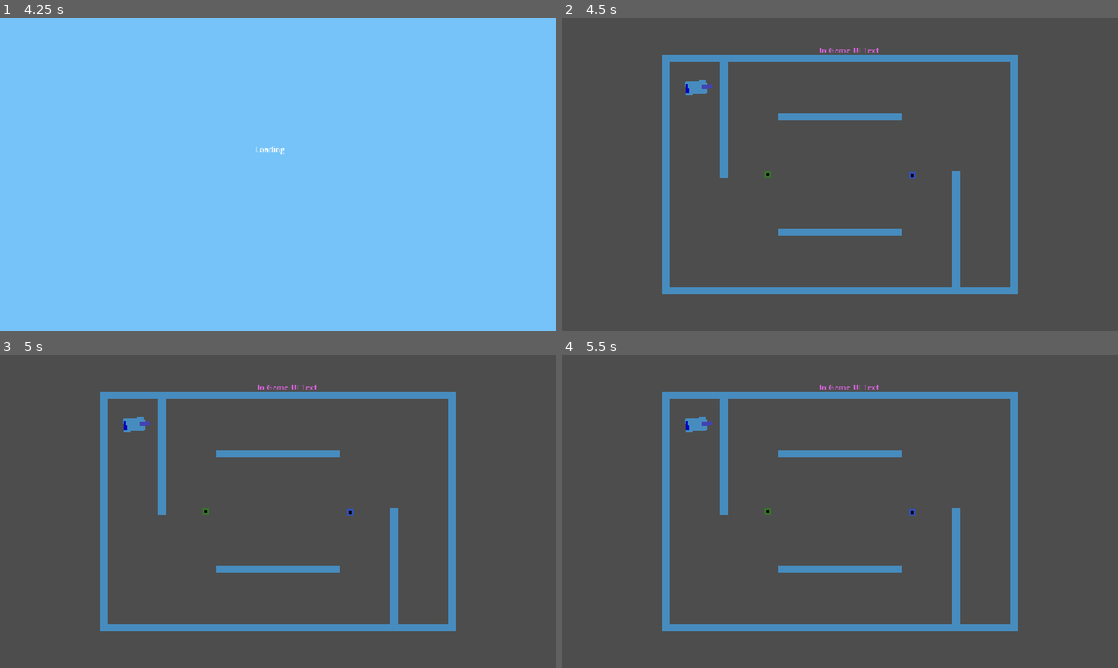
Above: before the commit, frames 1-4 (two rows, left to right).
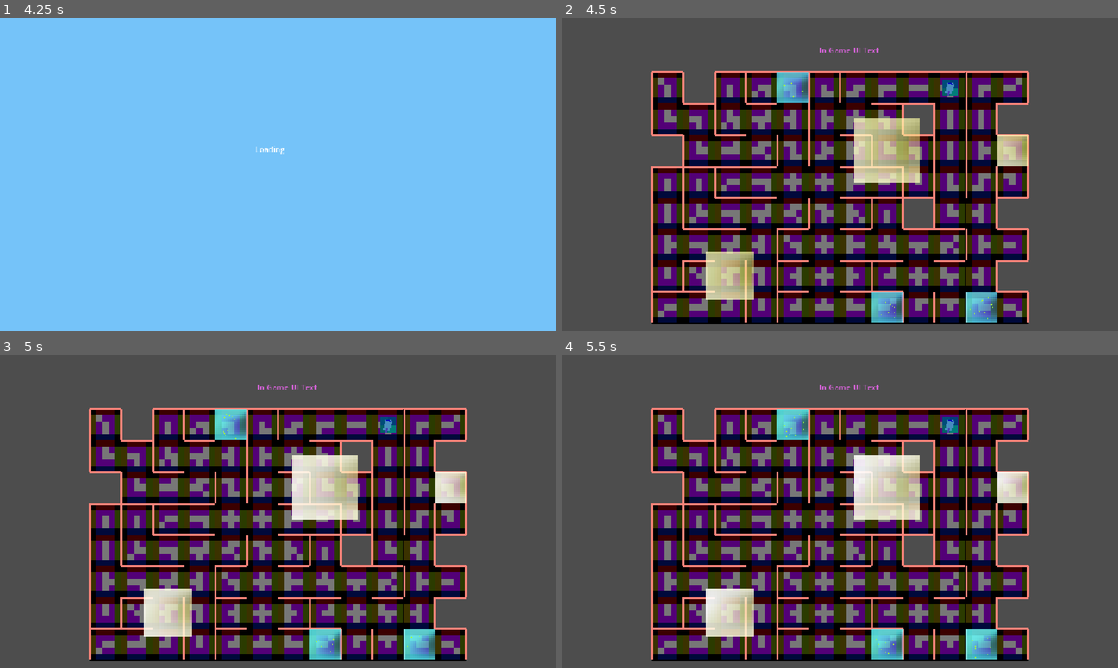
Above: after the commit, the same moments.

Repository: JoeyGiordano/TankTrouble2
Game: Godot game, scene res://game_container/game_container.tscn
Same seed, same stepped clock (60 frames per second), same inputs: the game is played once before the commit and once after it. The engine's default icon, where the game draws it, is replaced by a stand-in: a white triangle on a blue panel in a dark square.
Inputs:
- Up to frame 1 (4.25 s): click "[CutSceneOver]" at 0.5 s; click "Play" at 1.25 s; click "Play!" at 2 s; tap Enter at 2.75 s; hold W (player1_up) 2.78-3.53 s; hold . (player0_shoot) 2.78-3.53 s; tap Space at 3.5 s; hold Down (ui_down) from 3.53 s (still down); tap Q (player1_shoot) at 3.6 s
- Up to frame 2 (4.5 s): tap Enter at 4.25 s; release Down (ui_down) at 4.28 s; hold W (player1_up) from 4.28 s (still down); tap K (player2_right) at 4.35 s
- Up to frame 3 (5 s): keep holding W (player1_up)
- Up to frame 4 (5.5 s): keep holding W (player1_up); tap Shift at 5.1 s

Frame 1 is identical in both runs. In frame 2, 54% of the frame differs, in the area x 16-84%, y 11-98%; in frame 3, 54%; in frame 4, 54%.

Commit message:
Field generation update
Fields are more dynamic with how they generate now

Diff:
--- a/autoloads/LevelLoader.gd
+++ b/autoloads/LevelLoader.gd
@@ -23,7 +23,7 @@
 	Utility.replace_scene_in_holder(Global.LevelHolder, new_level)
 
 func _determine_next_level() -> String :
-	return "test_level_3"
+	return "test_level_gen_level"
 
 func destroy_all_entities() :
 	var x = Global.Entities.get_children()
--- a/game/map_elements/bullet_speed_modifier_area.gd
+++ b/game/map_elements/bullet_speed_modifier_area.gd
@@ -1,9 +1,6 @@
 extends Node2D
 
 @export var speed_mod : Vector2
-
-
-
 
 
 func _on_area_2d_body_entered(body: Node2D) -> void:
--- a/game/map_elements/bullet_speed_modifier_area.tscn
+++ b/game/map_elements/bullet_speed_modifier_area.tscn
@@ -8,7 +8,7 @@
 
 [sub_resource type="ParticleProcessMaterial" id="ParticleProcessMaterial_ghps4"]
 particle_flag_disable_z = true
-emission_shape_scale = Vector3(8, 8, 1)
+emission_shape_scale = Vector3(0.75, 0.75, 1)
 emission_shape = 6
 emission_ring_axis = Vector3(0, 0, 1)
 emission_ring_height = 1.0
--- a/game/map_elements/invincibility_field.tscn
+++ b/game/map_elements/invincibility_field.tscn
@@ -7,7 +7,7 @@
 
 [sub_resource type="ShaderMaterial" id="ShaderMaterial_2pcbb"]
 shader = ExtResource("2_wcork")
-shader_parameter/node2d_scale = Vector2(25, 25)
+shader_parameter/node2d_scale = Vector2(1, 1)
 shader_parameter/border_color = Vector4(0.7, 0.7, 0.9, 0.9)
 shader_parameter/field_background_color = Vector4(0.7, 0.7, 0.2, 0.2)
 shader_parameter/field_primary_color = Vector4(0.7, 0.7, 1, 0.7)
@@ -22,18 +22,14 @@
 modulate = Color(1, 1, 0.3137255, 0.58431375)
 material = SubResource("ShaderMaterial_2pcbb")
 position = Vector2(1.04904175e-05, -1.04904175e-05)
-scale = Vector2(25, 25)
 texture = ExtResource("1_3ljcf")
 region_enabled = true
-region_rect = Rect2(64, 66, 4, 4)
+region_rect = Rect2(64, 66, 20, 20)
 script = ExtResource("4_2pcbb")
 
 [node name="Area2D" type="Area2D" parent="."]
-visible = false
-scale = Vector2(0.5, 0.5)
 collision_layer = 8
 collision_mask = 8
 
 [node name="CollisionShape2D" type="CollisionShape2D" parent="Area2D"]
-scale = Vector2(10, 10)
 shape = SubResource("RectangleShape2D_l8q8o")
--- a/game/map_elements/magnetic_area.tscn
+++ b/game/map_elements/magnetic_area.tscn
@@ -7,7 +7,7 @@
 
 [sub_resource type="ShaderMaterial" id="ShaderMaterial_rlmis"]
 shader = ExtResource("2_vfjf4")
-shader_parameter/node2d_scale = Vector2(20, 20)
+shader_parameter/node2d_scale = Vector2(1, 1)
 shader_parameter/border_color = Vector4(0.4, 0.7, 0.9, 0)
 shader_parameter/field_background_color = Vector4(0.2, 0.2, 0.6, 0.2)
 shader_parameter/field_primary_color = Vector4(0, 0.7, 1, 0.2)
@@ -36,10 +36,9 @@
 modulate = Color(0.91322726, 0.91299045, 0.24110928, 0.39607844)
 material = SubResource("ShaderMaterial_rlmis")
 position = Vector2(5.9604645e-07, 5.9604645e-07)
-scale = Vector2(20, 20)
 texture = ExtResource("2_yi5om")
 region_enabled = true
-region_rect = Rect2(64, 67, 1, 1)
+region_rect = Rect2(64, 64, 20, 20)
 script = ExtResource("4_ou0r0")
 
 [node name="Area2D" type="Area2D" parent="."]
--- a/game/map_elements/tank_stat_modifier_area.tscn
+++ b/game/map_elements/tank_stat_modifier_area.tscn
@@ -10,10 +10,11 @@
 metadata/_custom_type_script = "uid://8jp733sld27f"
 
 [sub_resource type="RectangleShape2D" id="RectangleShape2D_mi6jf"]
+size = Vector2(1, 1)
 
 [sub_resource type="ParticleProcessMaterial" id="ParticleProcessMaterial_t30ux"]
 particle_flag_disable_z = true
-emission_shape_scale = Vector3(8, 8, 1)
+emission_shape_scale = Vector3(0.75, 0.75, 1)
 emission_shape = 6
 emission_ring_axis = Vector3(0, 0, 1)
 emission_ring_height = 1.0
@@ -31,10 +32,9 @@
 
 [node name="Sprite2D" type="Sprite2D" parent="."]
 modulate = Color(0.86805695, 5.2943824e-06, 0.54054344, 0.4627451)
-scale = Vector2(20, 20)
 texture = ExtResource("3_y4yp3")
 region_enabled = true
-region_rect = Rect2(64, 66, 1, 1)
+region_rect = Rect2(64, 64, 1, 1)
 
 [node name="Hitbox" type="Area2D" parent="."]
 collision_layer = 8
--- a/levels/level_gen/generation/level_generator.gd
+++ b/levels/level_gen/generation/level_generator.gd
@@ -14,10 +14,17 @@
 ## Building out the level based on the bones generated[br][br]
 
 #region exports
-@export_group("Generation Limits")
+@export_category("Generation Parameters")
+@export_group("Dimensions")
 ## # of cells wide x # of cells tall
 @export var gen_bounds : Vector2i = Vector2i(7,7)
-@export_subgroup("Pits")
+#WARNING: scale_ is currently not accodimating x and y not being equal at this time, sorry for the inconvenience!
+## pixel x pixel
+@export var scale_ : Vector2i = Vector2i(64,64)
+## percentage of tile space taken up by wall
+@export_range(0.01,1,0.0001) var wall_centage : float = 0.0625
+
+@export_group("Pits")
 ## -1 = random, 0 = no limit, # > 0 = tile_limit
 @export_range(-1,1000,1) var level_pits : int = 0
 ## Spread Evenly = Every region gets an (aproximately) equal number of pits[br]
@@ -25,13 +32,6 @@
 ## (overloading ignores all above rules)
 @export_enum("Spread Evenly : 0","Random Spread : 1") var region_pit_rules : int = 0
 @export var random_pits_bounds : Vector2i = Vector2i(1,100)
-
-@export_group("Tiles")
-#WARNING: scale_ is currently not accodimating x and y not being equal at this time, sorry for the inconvenience!
-## pixel x pixel
-@export var scale_ : Vector2i = Vector2i(64,64)
-## percentage of tile space taken up by wall
-@export_range(0.01,1,0.0001) var wall_centage : float = 0.0625
 
 # observe decision_maker to see how these are used
 # the higher the number the more they're being used
@@ -54,14 +54,8 @@
 ## Every Region Touching = every region connects to all touching regions[br]
 ## Base Connections = Min connections necessary to have everything connect[br]
 @export_enum("Every Region Every Direction : 0","Every Region Touching : 1","Base Connections : 2") var region_connections : int = 0
-
-@export_group("Spawners")
-## buffer : no spawners in a area around a spawner, edges: on or as close to the border as possible
-@export_enum("Random:0","Random With Buffer:1","Random Edges with Buffer:2","Random Edges:3","Even Edges:4") var spawner_rules : int = 1
-@export_range(1,10,1) var spawner_buffers : int = 1 #WARNING: higher buffers can make smaller maps have wonky spawner placement!
-
-@export_group("Map Elements")
-@export_subgroup("Boxes")
+@export_category("Map Elements")
+@export_group("Boxes")
 ## [d,i,m,e] [br]
 ## [# of box, random min, random max] [br]
 ## # = -1 means use random bounds, # = 0 none of that type, # > 0 means that number of boxes[br]
@@ -75,7 +69,8 @@
 @export var box_walls : bool = false
 ##higher numbers means higher chance; 1 is a 1/100 chance
 @export_range(1,100,1) var box_wall_chance : int = 50
-@export_subgroup("Fields")
+@export_group("Fields")
+@export_subgroup("Placement Parameters")
 ## [bmod,tmod,mag,grav] [br]
 ## [# of field, random min, random max] [br]
 ## # = -1 means use random bounds, # = 0 none of that type, # > 0 means that number of fields[br]
@@ -83,12 +78,27 @@
 @export var field_gen_limits : Array[Vector3i] = [Vector3i(3,1,10),Vector3i(3,1,10),Vector3i(3,1,10),Vector3i(3,1,10)]
 ##non-square fields
 @export var oblong_fields : bool = false
-##[bmod,tmod,mag,grav] [br]
-##min,max values (for both x and y)
+##[bmod,tmod,mag,inv] [br]
+##Vector2i(min,max) values (for both x and y dimensions)
 @export var field_size_bounds : Array[Vector2] = [Vector2(1,3),Vector2(1,3),Vector2(1,3),Vector2(1,3)]
 ##the number of "rings" of bones around a field that will not contain another field[br]
 ##WARNING: high numbers will produce SIGNFICANTLY less fields, also NO NEGATIVES!!!!!!!!
 @export_range(0,1000,1) var field_buffer : int = 1
+@export_subgroup("Field Mods")
+## a negative one value will initiate random, else just uses the provided values (random works for one or both values)
+@export var field_bmod_speed : Vector2 = Vector2(2,2)
+## upper and lower random bounds for both x and y speed modification Vector2(min,max) [x,y]
+@export var field_bmod_speed_r_bounds : Array[Vector2] = [Vector2(1.5,2),Vector2(1.5,2)]
+##WARNING: might break down if you try to place a tmod field without giving it a proper stat boost selection to choose from[br]
+## each tmod field will be given one of these statboosts at random
+@export var field_tmod_statboosts : Array[StatBoost] = []
+## -1 = random, everything else does everything else
+@export_range(-1,100,1) var field_mag_strength : int = 5
+## highly recommend not letting min go to 0 or below[br]
+## (min,max), simple random bounds of strength
+@export var field_mag_strength_r_bounds : Vector2i = Vector2i(1,11)
+## -1 = random, 0 = off, 1 = on
+@export_range(-1,1,1) var field_mag_clockwise : int = 1
 
 #manages tileset stuff
 @export_group("Floor")
@@ -96,11 +106,17 @@
 ## #/100 chance for alternate tile to be used in tileset
 @export_range(0,100,1) var alternate_chance : int = 50
 
-@export_group("Miscellaneous")
+@export_category("Miscellaneous")
+@export_group("Smash Random Walls")
 ## -1 = random, 0 = don't kill random walls, # > 0 = kill # of random walls
 @export_range(-1,1000,1) var smash_random_walls : int = 0
 ## x = min, y = max
 @export var srw_random_limits : Vector2i = Vector2i(1,10)
+@export_group("Player Spawners")
+## buffer : no spawners in a area around a spawner, edges: on or as close to the border as possible
+@export_enum("Random:0","Random With Buffer:1","Random Edges with Buffer:2","Random Edges:3","Even Edges:4") var spawner_rules : int = 1
+@export_range(1,10,1) var spawner_buffers : int = 1 #WARNING: higher buffers can make smaller maps have wonky spawner placement!
+
 #endregion
 
 @onready var floor_layer : TileMapLayer = $FloorLayer
@@ -118,8 +134,8 @@
 @onready var box_e : PackedScene = preload("uid://dhnun2qb7oy3g")
 @onready var field_bmod : PackedScene = preload("uid://b2vd12pjydjhl")
 @onready var field_tmod : PackedScene = preload("uid://c6wb8oosdthco")
-@onready var field_mag #I forgot what these were exactly so temp names
-@onready var field_grav #I forgot what these were exactly so temp names
+@onready var field_mag : PackedScene = preload("uid://dx0nr0e7wnvtg")
+@onready var field_inv : PackedScene = preload("uid://bdbhw1olqqxyt")
 
 #TEST: debug thing
 @onready var debug_square_sprite : Sprite2D = Sprite2D.new()
@@ -274,23 +290,52 @@
 				new_box.health = box_health_limits[2].x
 	return new_box
 
+##handles creating fields for the level, and uses level gen parameters for wanted randomness
 func instance_field(field_type : int, dimensions : Array[float]) -> Node2D:
 	var new_field : Node2D
+	#for special scale needs
+	var scale_edit : Vector2
 	match field_type:
-		0:
+		0: #bmod
 			new_field = field_bmod.instantiate()
-		1:
+			#giving bullet speed modification
+			for i in 2:
+				if field_bmod_speed[i] == -1:
+					new_field.speed_mod[i] = randf_range(field_bmod_speed_r_bounds[i].x,field_bmod_speed_r_bounds[i].y)
+				else:
+					new_field.speed_mod[i] = field_bmod_speed[i]
+		1: #tmod
 			new_field = field_tmod.instantiate()
-		2:
-			new_field = field_bmod.instantiate() #TODO: replace with actual
-		3:
-			new_field = field_bmod.instantiate() #TODO: replace with actual
+			#giving a random statboost from the selection provided
+			new_field.boost = field_tmod_statboosts.pick_random()
+		2: #mag
+			new_field = field_mag.instantiate()
+			#mag strength
+			if field_mag_strength == -1:
+				new_field.magnetic_strength = randi_range(field_mag_strength_r_bounds.x,field_mag_strength_r_bounds.y)
+			else:
+				new_field.magnetic_strength = field_mag_strength
+			#mag spin
+			if field_mag_clockwise == -1:
+				if randi_range(0,1) == 0:
+					new_field.clockwise_rotation = false
+				else:
+					new_field.clockwise_rotation = true
+			else:
+				if field_mag_clockwise == 0:
+					new_field.clockwise_rotation = false
+				else:
+					new_field.clockwise_rotation = true
+			scale_edit = Vector2(20,20) #WARNING: if you change field size in any way, you will need to edit these
+		3: #inv
+			new_field = field_inv.instantiate()
+			scale_edit = Vector2(20,20) #WARNING: if you change field size in any way, you will need to edit these
 	if oblong_fields:
-		new_field.scale.x = dimensions[0]*scale_.x
-		new_field.scale.y = dimensions[1]*scale_.y
+		new_field.scale.x = (dimensions[0]*scale_.x)/scale_edit.x
+		new_field.scale.y = (dimensions[1]*scale_.y)/scale_edit.y
 	else:
-		new_field.scale.x = dimensions[0]*scale_.x
-		new_field.scale.y = dimensions[0]*scale_.y
+		new_field.scale.x = (dimensions[0]*scale_.x)/scale_edit.x
+		new_field.scale.y = (dimensions[0]*scale_.y)/scale_edit.y
 	return new_field
 #endregion
 
@@ -302,7 +347,7 @@
 
 	#floor init
 	#TEST: making debug easier on the eyes
-	floor_layer.modulate = Color(0.0, 0.374, 0.0, 1.0)
+	floor_layer.modulate = Color(0.468, 0.468, 0.468, 1.0)
 	floor_tileset = Ref.tileset_library.lock_and_load_tileset(floor_tileset_id)
 	floor_layer.tile_set = floor_tileset
 	floor_layer.scale = scale_/floor_tileset.tile_size
--- a/levels/test_level_gen_level.tscn
+++ b/levels/test_level_gen_level.tscn
@@ -1,12 +1,28 @@
-[gd_scene load_steps=5 format=3 uid="uid://nnt58oni83nl"]
+[gd_scene load_steps=9 format=3 uid="uid://nnt58oni83nl"]
 
 [ext_resource type="PackedScene" uid="uid://cie0axyk6sxe5" path="res://game/item_spawner/item_spawner.tscn" id="1_ayf84"]
 [ext_resource type="PackedScene" uid="uid://dtak7aat5yspu" path="res://levels/level_gen/generation/level_generator.tscn" id="2_bvjr1"]
 [ext_resource type="Resource" uid="uid://b8ve24bo453do" path="res://game/item/items/item1.tres" id="2_iq1mi"]
+[ext_resource type="Script" uid="uid://8jp733sld27f" path="res://tank/stats/stat_boost.gd" id="4_ojlxl"]
 
 [sub_resource type="GDScript" id="GDScript_iq1mi"]
 script/source = "extends Camera2D
 "
+
+[sub_resource type="Resource" id="Resource_sh1xe"]
+script = ExtResource("4_ojlxl")
+forward_speed = 100.0
+metadata/_custom_type_script = "uid://8jp733sld27f"
+
+[sub_resource type="Resource" id="Resource_ojlxl"]
+script = ExtResource("4_ojlxl")
+bullet_count = 3
+metadata/_custom_type_script = "uid://8jp733sld27f"
+
+[sub_resource type="Resource" id="Resource_5rcoe"]
+script = ExtResource("4_ojlxl")
+bullet_speed = 100.0
+metadata/_custom_type_script = "uid://8jp733sld27f"
 
 [node name="LevelGenTestLevel" type="Node"]
 
@@ -19,14 +35,20 @@
 
 [node name="LevelGenerator" parent="." node_paths=PackedStringArray("origin_marker") instance=ExtResource("2_bvjr1")]
 gen_bounds = Vector2i(12, 8)
+scale_ = Vector2i(65, 65)
 level_pits = 7
-scale_ = Vector2i(65, 65)
 origin_marker = NodePath("OriginMarker")
 region_connections = 1
-spawner_buffers = 2
 box_gen_limits = Array[Vector3i]([Vector3i(0, 0, 10), Vector3i(0, 0, 10), Vector3i(0, 0, 10), Vector3i(0, 0, 10)])
+field_gen_limits = Array[Vector3i]([Vector3i(0, 1, 10), Vector3i(0, 1, 10), Vector3i(3, 1, 10), Vector3i(3, 1, 10)])
+field_bmod_speed = Vector2(-1, 2)
+field_bmod_speed_r_bounds = Array[Vector2]([Vector2(5, 10), Vector2(2, 2)])
+field_tmod_statboosts = Array[ExtResource("4_ojlxl")]([SubResource("Resource_sh1xe"), SubResource("Resource_ojlxl"), SubResource("Resource_5rcoe")])
+field_mag_strength = -1
+field_mag_clockwise = -1
 alternate_chance = 0
 srw_random_limits = Vector2i(3, 12)
+spawner_buffers = 2
 
 [node name="OriginMarker" type="Marker2D" parent="LevelGenerator"]
 position = Vector2(-390, -212)
